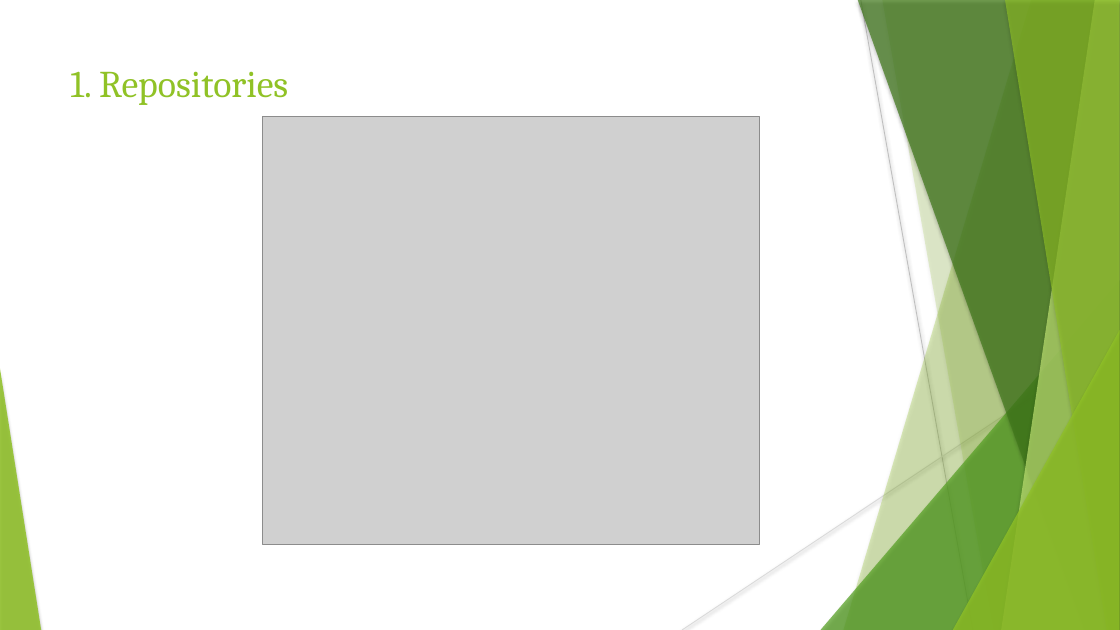
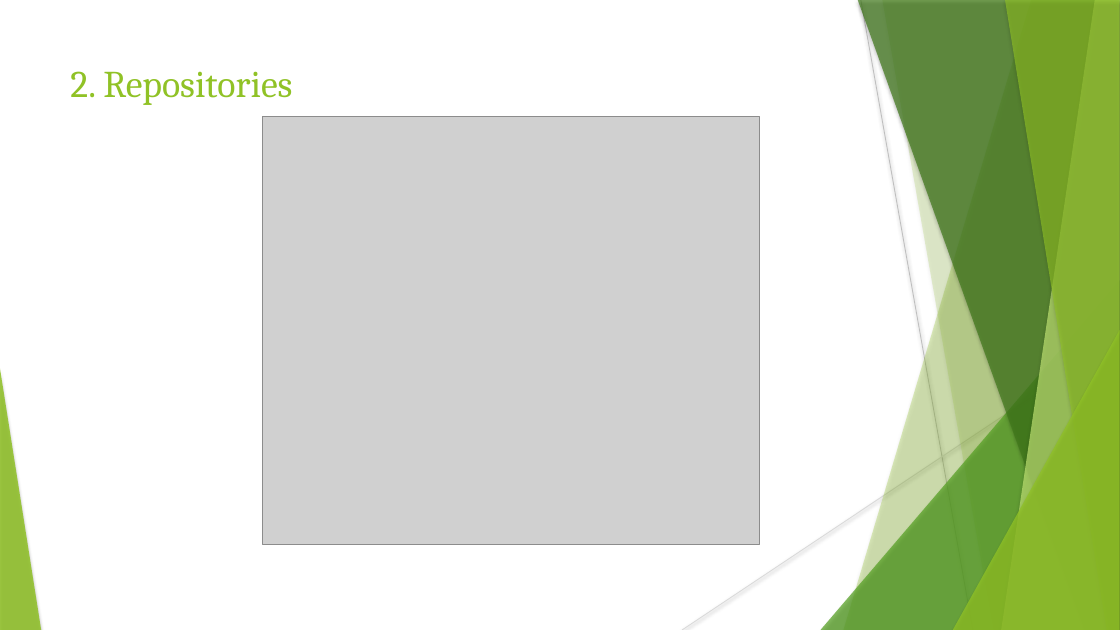
Before and after one commit to WeslySloan/SystemProgramming, a slide deck: slide 3 of 2018975021김현수 시스템 프로그래밍 github.pptx. Drawn at 1120x630 pixels with LibreOffice and Linux fonts; fonts in the diff are those of the drawing; grey boxes stand for pictures; background and template pictures are left out. Boxes give left, top, right and bottom in pixels: in the first picture for what was removed or moved away, otherwise in the second. Text is boxed around its words. In the diff, an @@ line names an element or a change of style, - is before the commit and + after.

```diff
--- a/2018975021김현수 시스템 프로그래밍 github.pptx
+++ b/2018975021김현수 시스템 프로그래밍 github.pptx
@@ title at box(70, 71, 292, 105): text changed @@
-1. Repositories
+2. Repositories
```
Also in this commit, not shown: 1 other slide changed, 1 slide added.
